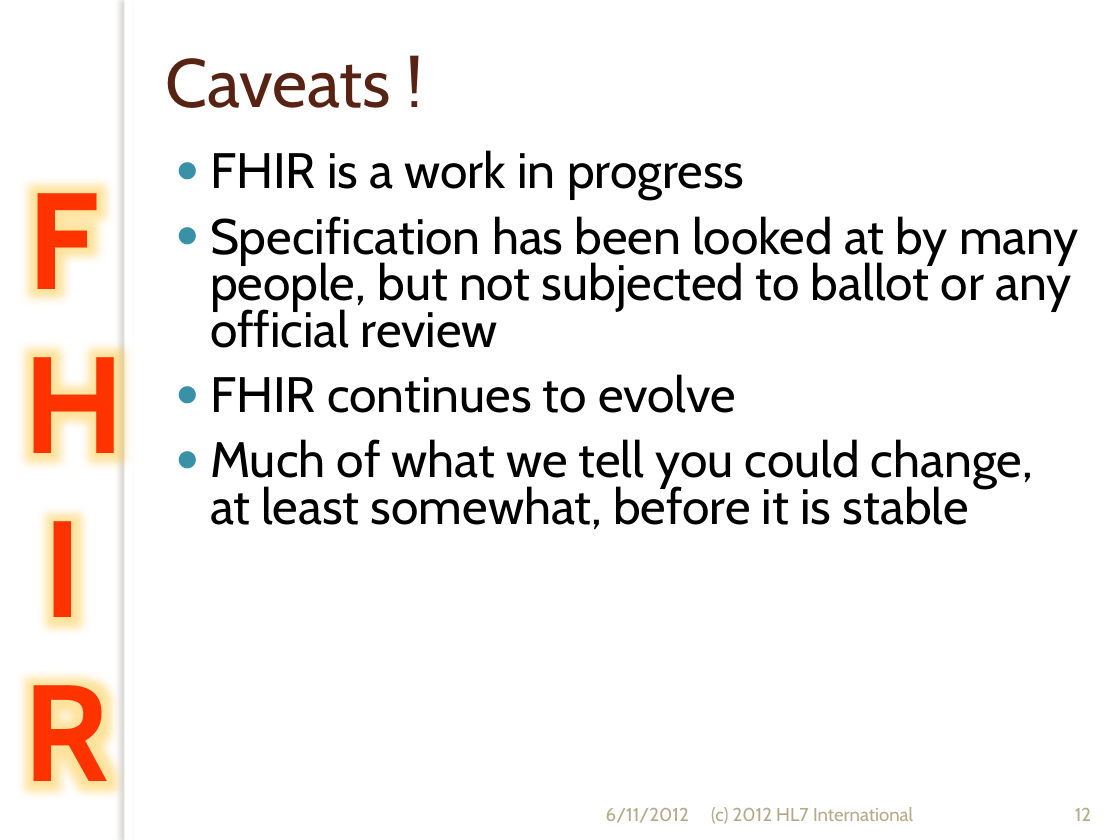
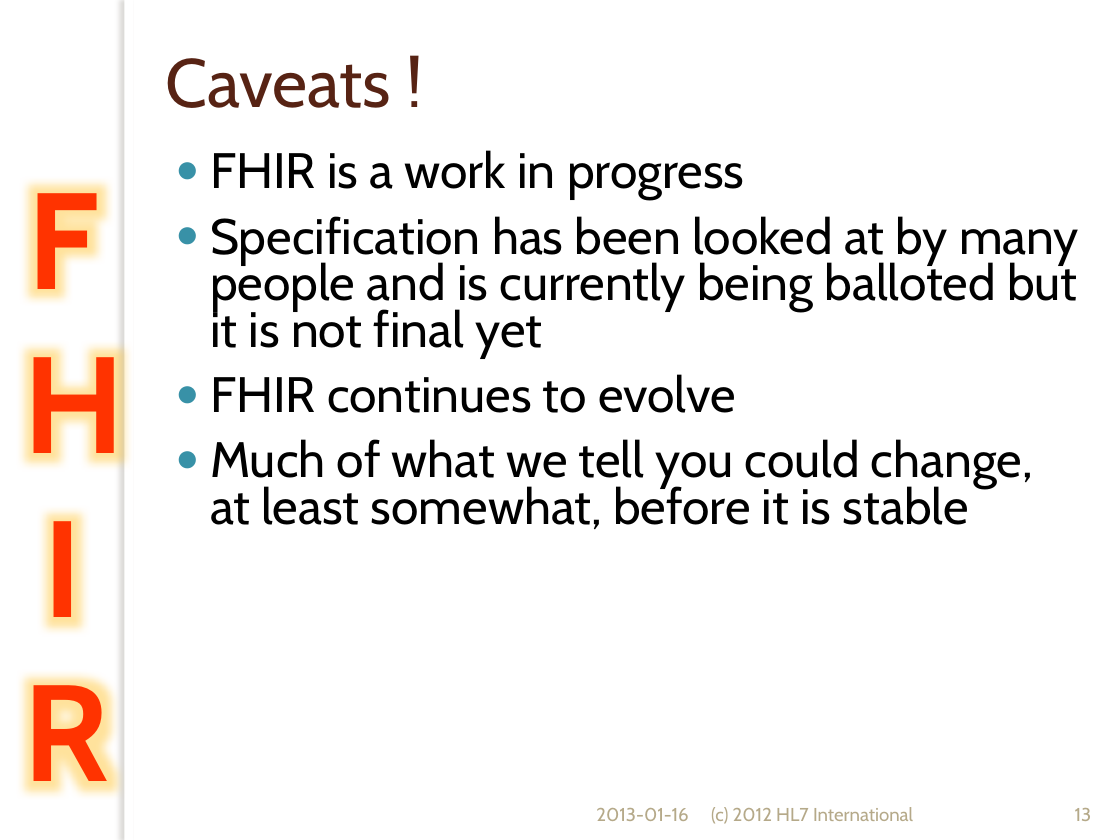
Before and after one commit to vista-novo/fhir, a slide deck: slide 13 of presentations/Short Introduction to FHIR.pptx (slide 12 before the commit). Drawn at 1120x840 pixels with LibreOffice and Linux fonts; fonts in the diff are those of the drawing; background and template pictures are left out. Boxes give left, top, right and bottom in pixels: in the first picture for what was removed or moved away, otherwise in the second. Text is boxed around its words. In the diff, an @@ line names an element or a change of style, - is before the commit and + after.

```diff
--- a/presentations/Short Introduction to FHIR.pptx
+++ b/presentations/Short Introduction to FHIR.pptx
@@ text at [210,216,1079,357]: text changed @@
-● Specification has been looked at by many people, but not subjected to ballot or any official review
+● Specification has been looked at by many people and is currently being balloted but it is not final yet
@@ text at [596,808,689,821]: text changed @@
-6/11/2012
+2013-01-16
@@ page number at [1075,808,1092,821]: text changed @@
-12
+13
```
Also in this commit, not shown: 31 other slides changed, 1 slide added.
